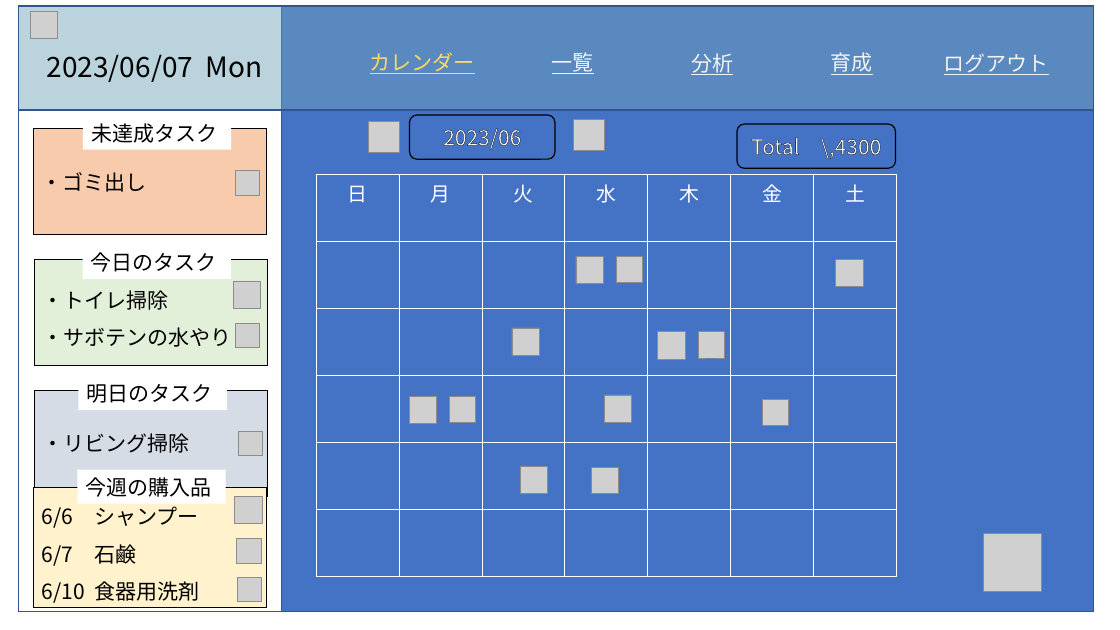
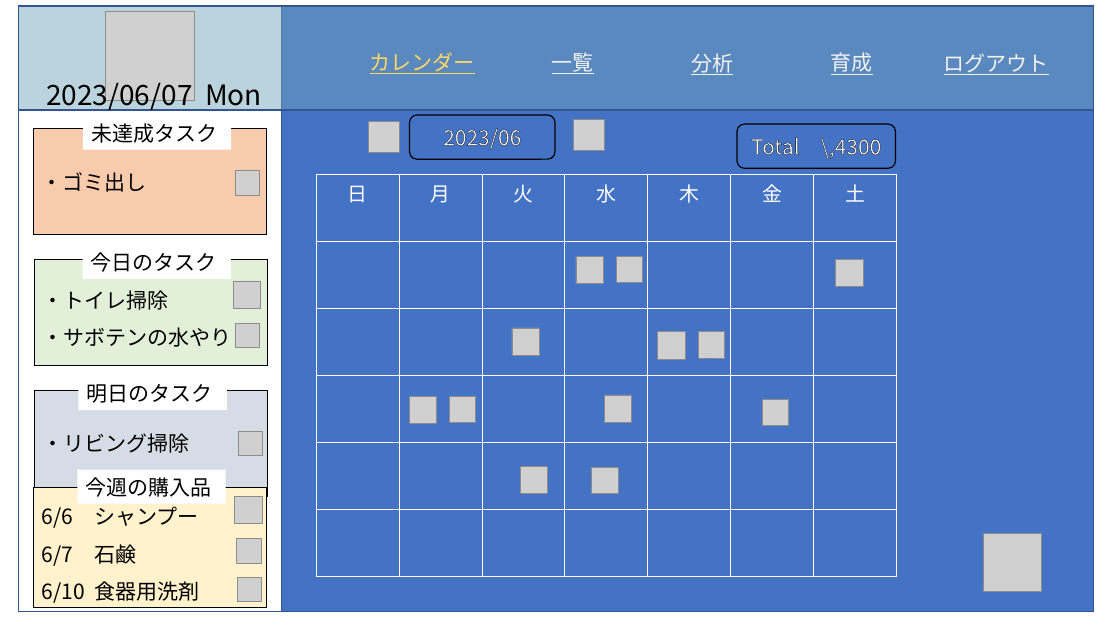
Before and after one commit to dojo2023/A-5, a slide deck: slide 6 of doc/外部設計_プレゼン.pptx. Drawn at 1120x630 pixels with LibreOffice and Linux fonts; fonts in the diff are those of the drawing; grey boxes stand for pictures. Boxes give left, top, right and bottom in pixels: in the first picture for what was removed or moved away, otherwise in the second. Text is boxed around its words. In the diff, an @@ line names an element or a change of style, - is before the commit and + after.

```diff
--- a/doc/外部設計_プレゼン.pptx
+++ b/doc/外部設計_プレゼン.pptx
@@ picture: place and size @@
-picture at bbox=[30, 11, 58, 39]
+picture at bbox=[106, 12, 195, 101]
@@ text "2023/06/07 Mon" rewrapped from bbox=[47, 54, 263, 82] to bbox=[46, 77, 262, 113] @@
```
Also in this commit, not shown: 3 other slides changed.
